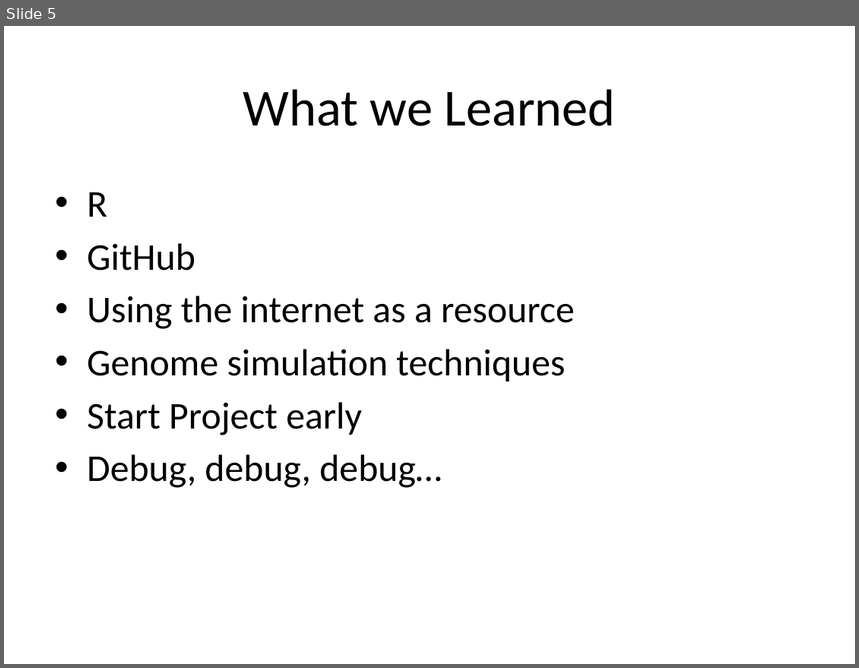
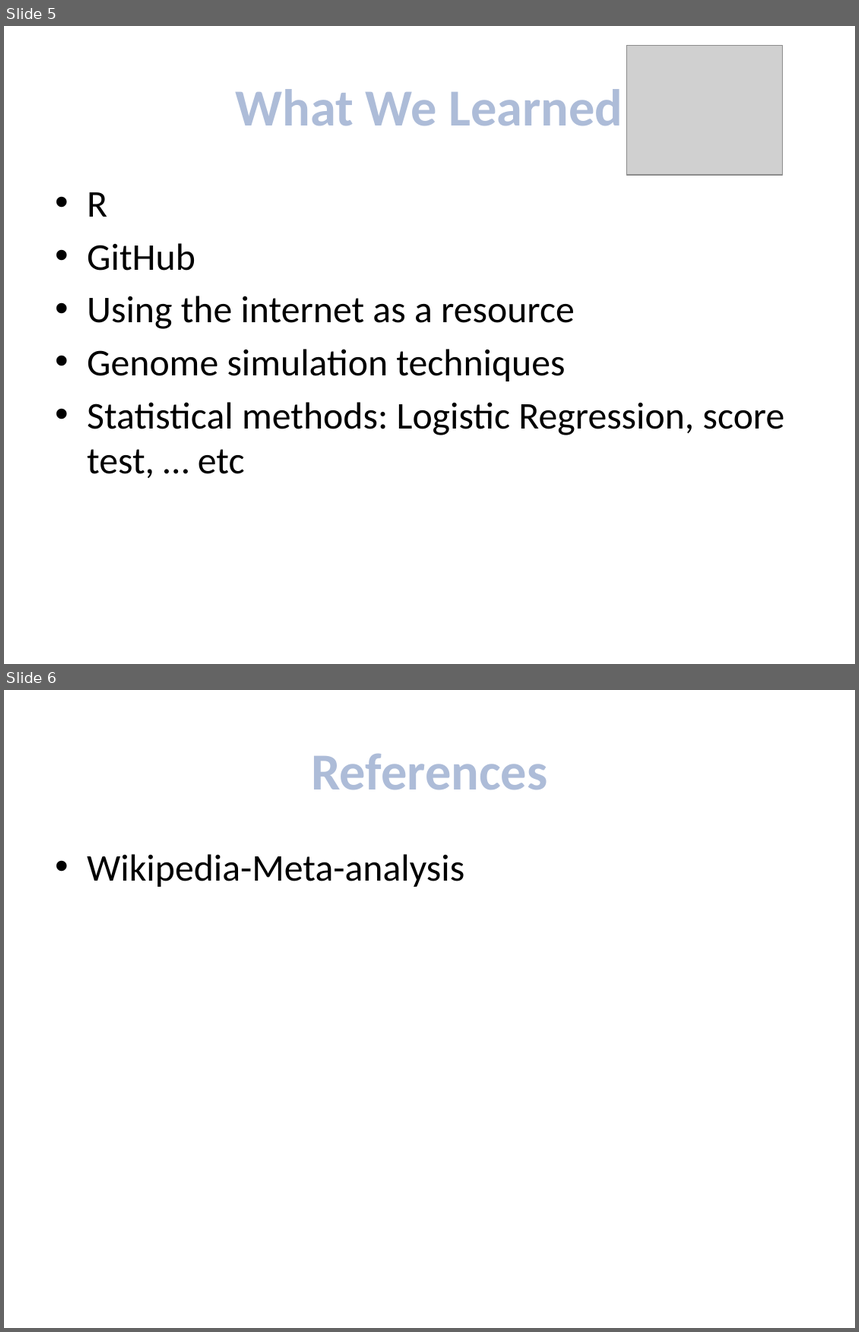
Before and after one commit to lankrist/ph_meta-analysis, a slide deck: meta_analysis_presentation.pptx. Shown one above the other, each under a label of ours: slide 5 before the commit, slides 5 and 6 after it. The pictures are 859x668 and 859x1332 pixels, drawn with LibreOffice and Linux fonts; fonts in the diff are those of the drawing; grey boxes stand for pictures. Boxes give left, top, right and bottom in pixels: in the first picture for what was removed or moved away, otherwise in the second. Text is boxed around its words. In the diff, an @@ line names an element or a change of style, - is before the commit and + after.

```diff
--- a/meta_analysis_presentation.pptx
+++ b/meta_analysis_presentation.pptx
@@ slide 6 added at (4,690,855,1328), background #FFFFFF @@
@@ title added at (311,753,547,790), 44 pt, text gradient #87B2FF to #3A5F8C, bold @@
+References
@@ text added at (87,854,465,887), 32 pt, text #000000 @@
+• Wikipedia-Meta-analysis
@@ slide 5 changed as well @@
@@ picture added at (627,46,783,175) @@
@@ title at (236,89,623,126): text changed; text colour #000000 to gradient #87B2FF to #3A5F8C; bold on @@
-What we Learned
+What We Learned
@@ text at (87,402,785,478): text changed @@
-• Start Project early
-• Debug, debug, debug…
+• Statistical methods: Logistic Regression, score test, … etc
```
Also in this commit, not shown: 2 other slides changed, 2 other slides added, 2 slides removed, 1 other file.
